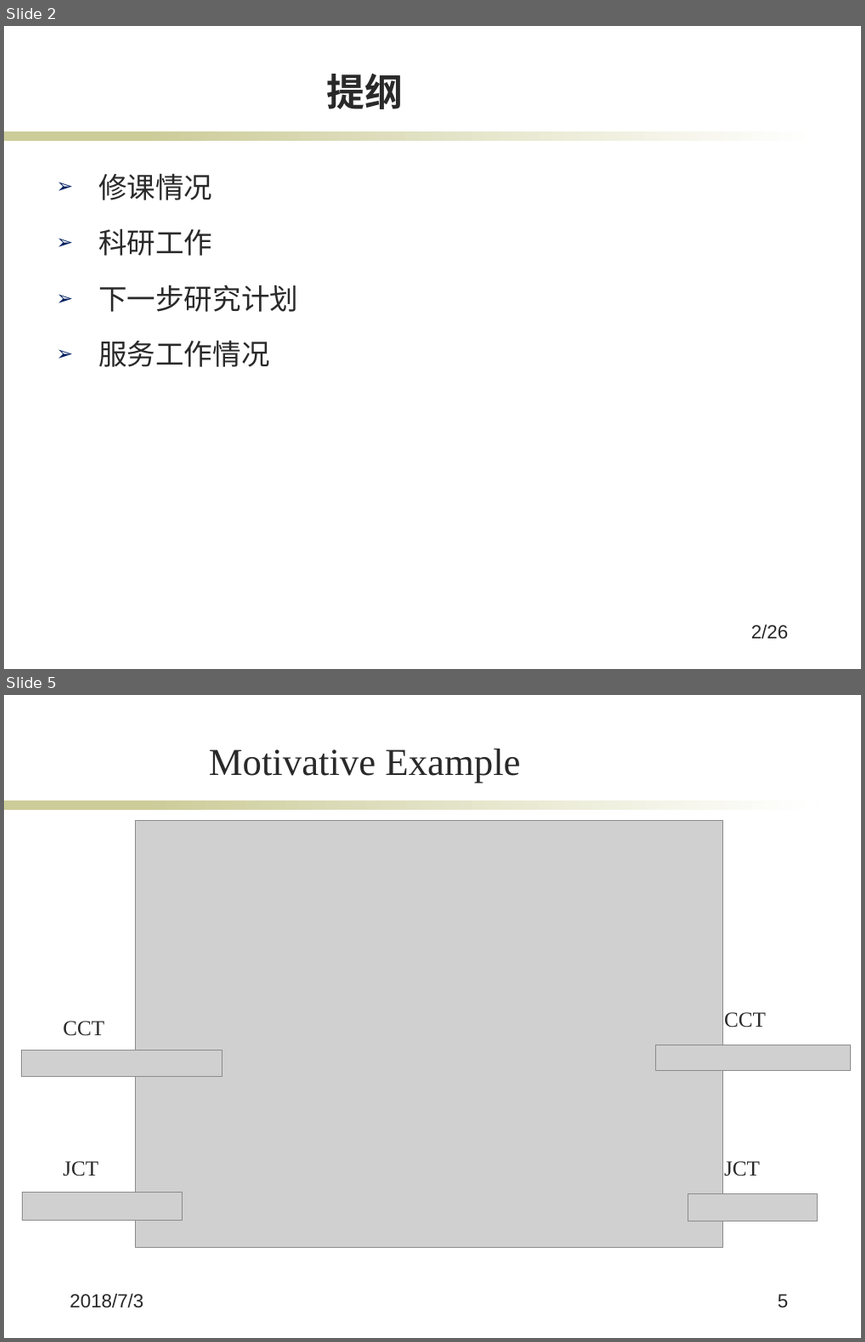
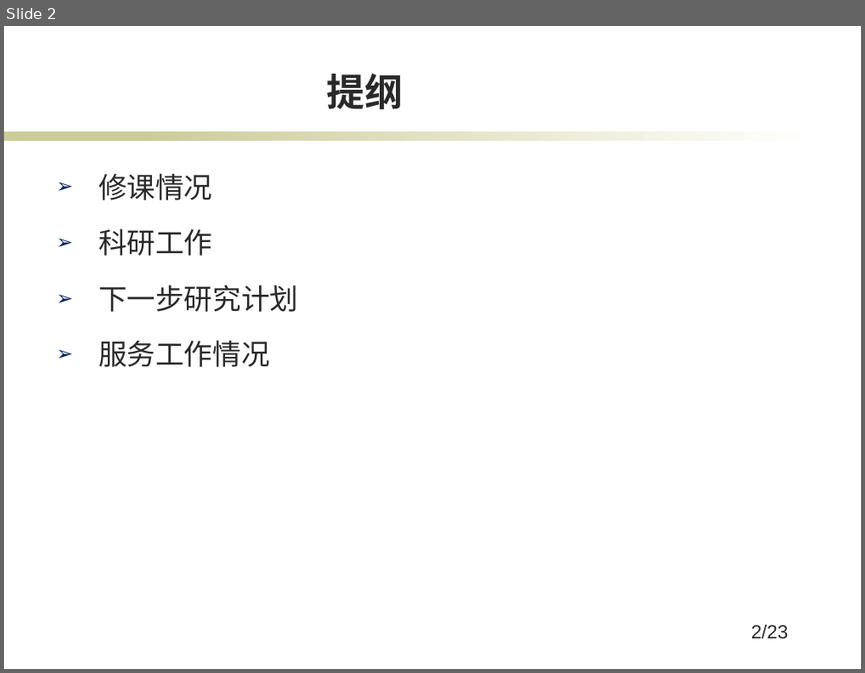
Before and after one commit to jkfhklh/papers-reading, a slide deck: 中期考核2018/B14.pptx. Shown one above the other, each under a label of ours: slides 2 and 5 before the commit, slide 2 after it; the slides between them are not shown. The pictures are 865x1342 and 865x673 pixels, drawn with LibreOffice and Linux fonts; fonts in the diff are those of the drawing; grey boxes stand for pictures; background and template pictures are left out. Boxes give left, top, right and bottom in pixels: in the first picture for what was removed or moved away, otherwise in the second. Text is boxed around its words. In the diff, an @@ line names an element or a change of style, - is before the commit and + after.

```diff
--- a/中期考核2018/B14.pptx
+++ b/中期考核2018/B14.pptx
@@ slide 5 removed at [4,695,861,1338], background #FFFFFF; not listed: 2 template elements that a slide beside it also shows @@
@@ title removed at [209,749,520,783] @@
-Motivative Example
@@ picture removed at [136,821,723,1247] @@
@@ text removed at [63,1021,104,1036] @@
-CCT
@@ text removed at [724,1012,766,1027] @@
-CCT
@@ picture removed at [21,1049,222,1077] @@
@@ picture removed at [655,1044,851,1071] @@
@@ text removed at [63,1161,98,1176] @@
-JCT
@@ text removed at [724,1161,760,1176] @@
-JCT
@@ picture removed at [23,1192,183,1220] @@
@@ picture removed at [688,1194,818,1222] @@
@@ text removed at [69,1293,143,1308] @@
-2018/7/3
@@ page number removed at [778,1293,788,1307] @@
-5
@@ page number at [751,624,788,639]: text changed @@
-2/26
+2/23
```
Also in this commit, not shown: 3 slides changed, 19 slides added, 5 other slides removed.
